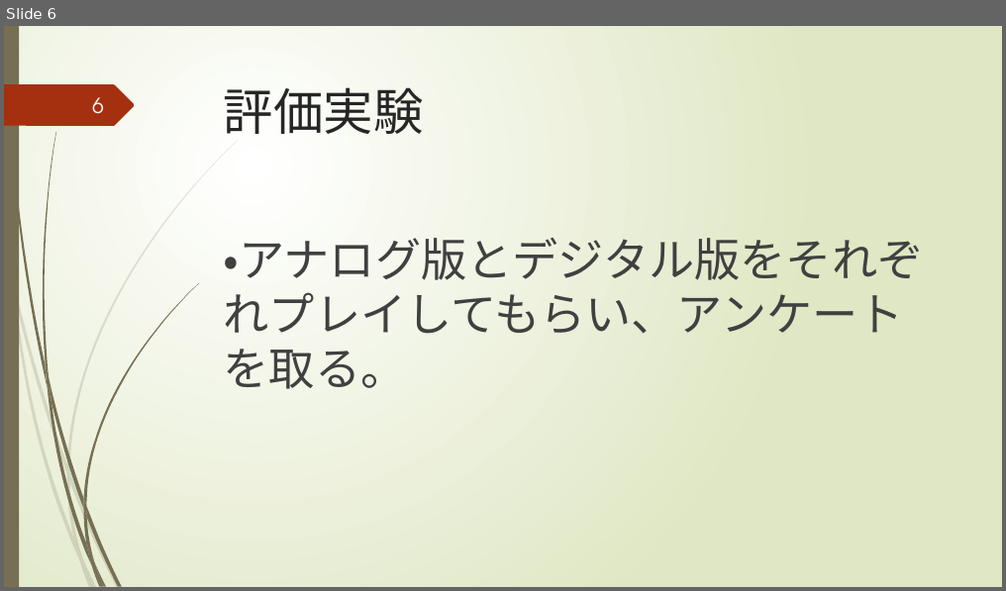
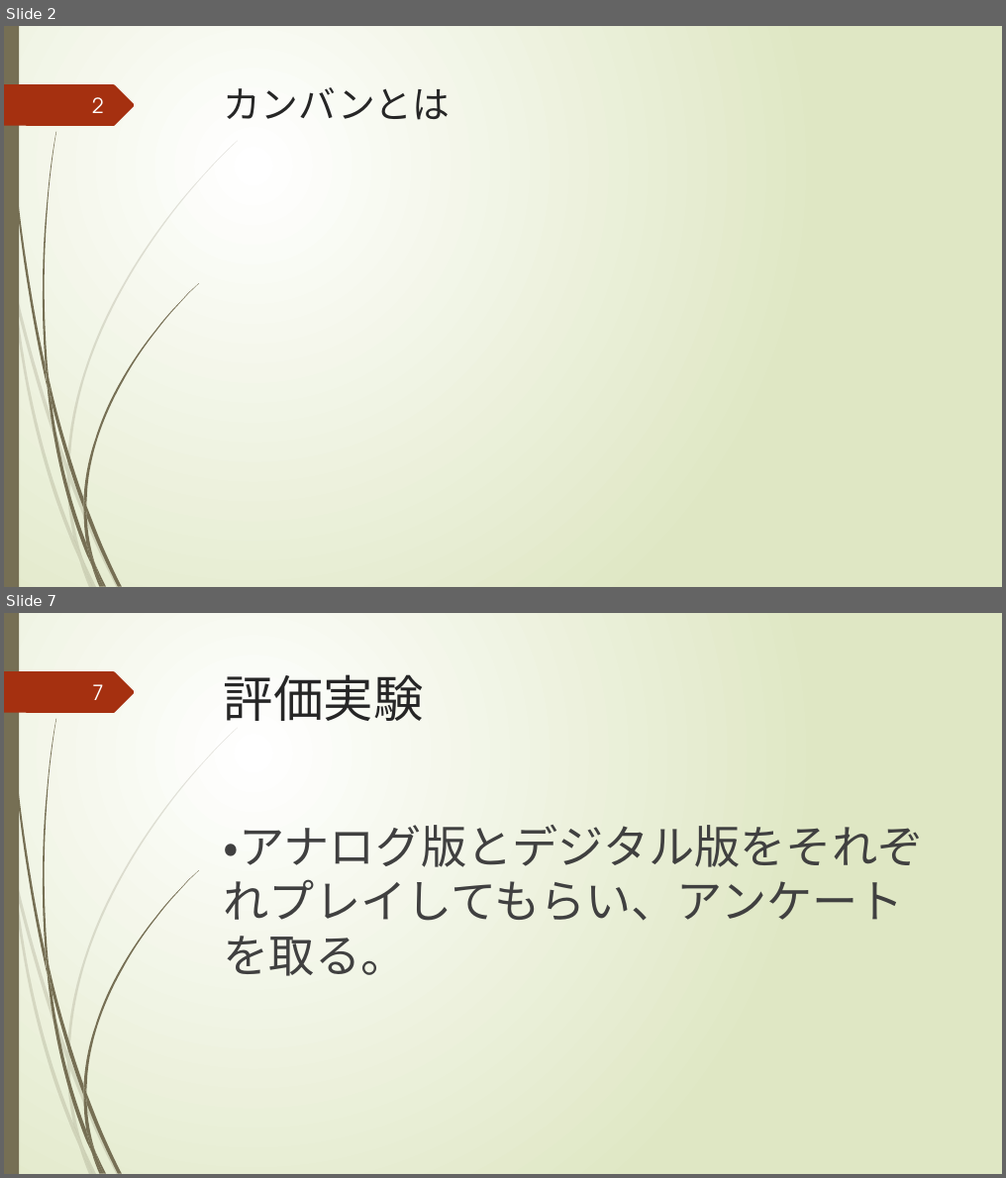
Before and after one commit to igakilab/sotuken_maeda, a slide deck: 中間発表.pptx. Shown one above the other, each under a label of ours: slide 6 before the commit, slides 2 and 7 after it; the slides between them are not shown. The pictures are 1006x591 and 1006x1178 pixels, drawn with LibreOffice and Linux fonts; fonts in the diff are those of the drawing. Boxes give left, top, right and bottom in pixels: in the first picture for what was removed or moved away, otherwise in the second. Text is boxed around its words. In the diff, an @@ line names an element or a change of style, - is before the commit and + after.

```diff
--- a/中間発表.pptx
+++ b/中間発表.pptx
@@ slide 2 added at (x1=4, y1=26, x2=1002, y2=587), background gradient #FFFFFF to #DFE8C4; not listed: 24 template elements that a slide beside it also shows @@
@@ page number added at (x1=92, y1=97, x2=104, y2=113), 20 pt, text #FEFFFF @@
+2
@@ title added at (x1=224, y1=87, x2=450, y2=120), 36 pt, text #262626 @@
+カンバンとは
@@ what was slide 6 is now slide 7 @@
@@ page number at (x1=92, y1=684, x2=104, y2=700): text changed @@
-6
+7
```
Also in this commit, not shown: 5 slides changed.
